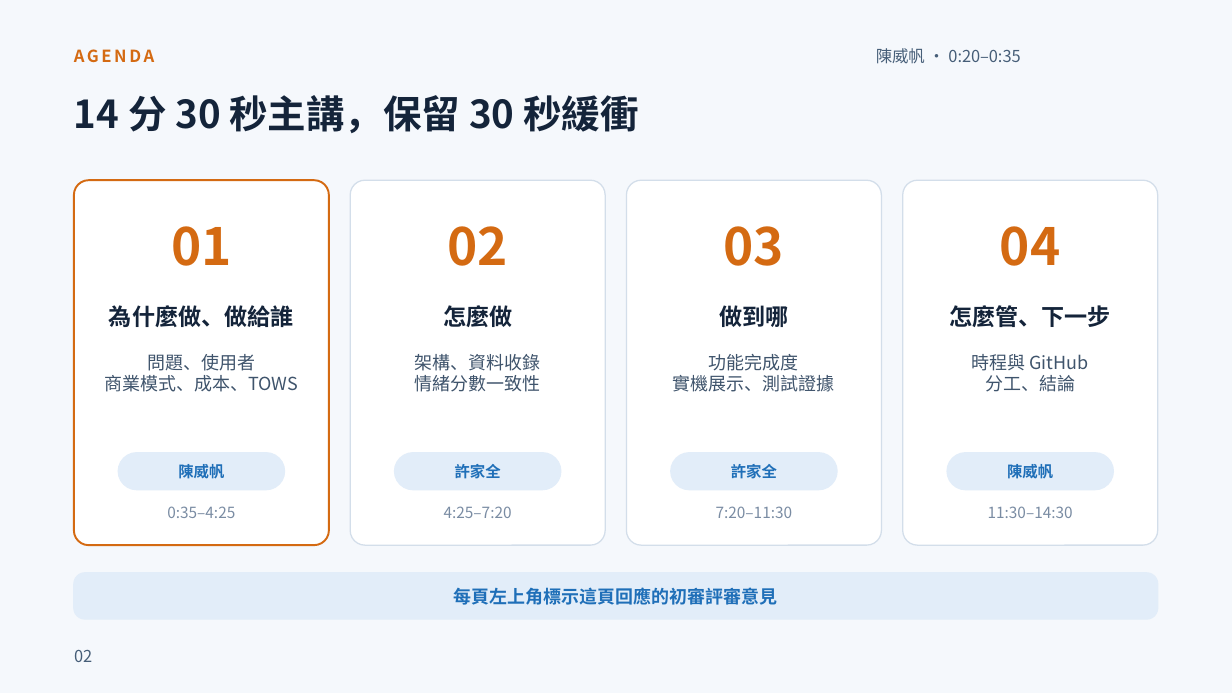
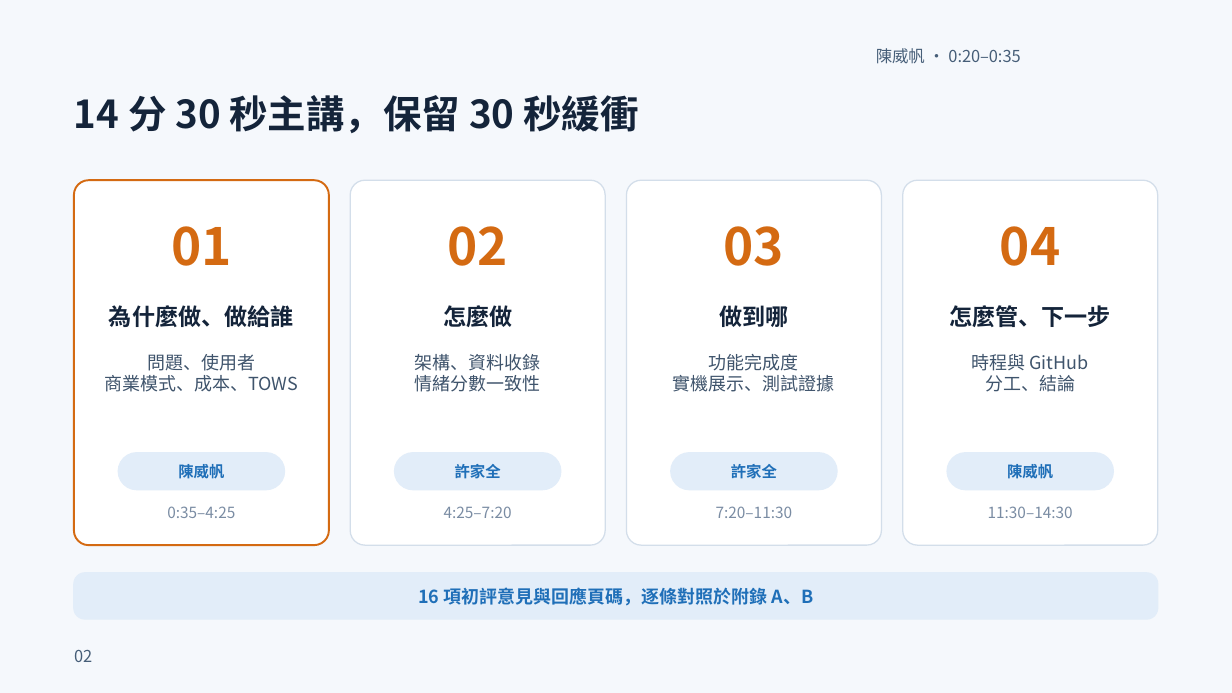
Before and after one commit to xujiaquan05/115405, a slide deck: slide 2 of output/ppt-review-20261011/final/MeBOD_複審簡報_第二輪修訂版.pptx. Drawn at 1232x693 pixels with LibreOffice and Linux fonts; fonts in the diff are those of the drawing. Boxes give left, top, right and bottom in pixels: in the first picture for what was removed or moved away, otherwise in the second. Text is boxed around its words. In the diff, an @@ line names an element or a change of style, - is before the commit and + after.

```diff
--- a/output/ppt-review-20261011/final/MeBOD_複審簡報_第二輪修訂版.pptx
+++ b/output/ppt-review-20261011/final/MeBOD_複審簡報_第二輪修訂版.pptx
@@ text removed at [74,49,154,63] @@
-AGENDA
@@ text at [418,587,814,605]: text changed @@
-每頁左上角標示這頁回應的初審評審意見
+16 項初評意見與回應頁碼，逐條對照於附錄 A、B
```
Also in this commit, not shown: 24 other slides changed, 5 other files.
